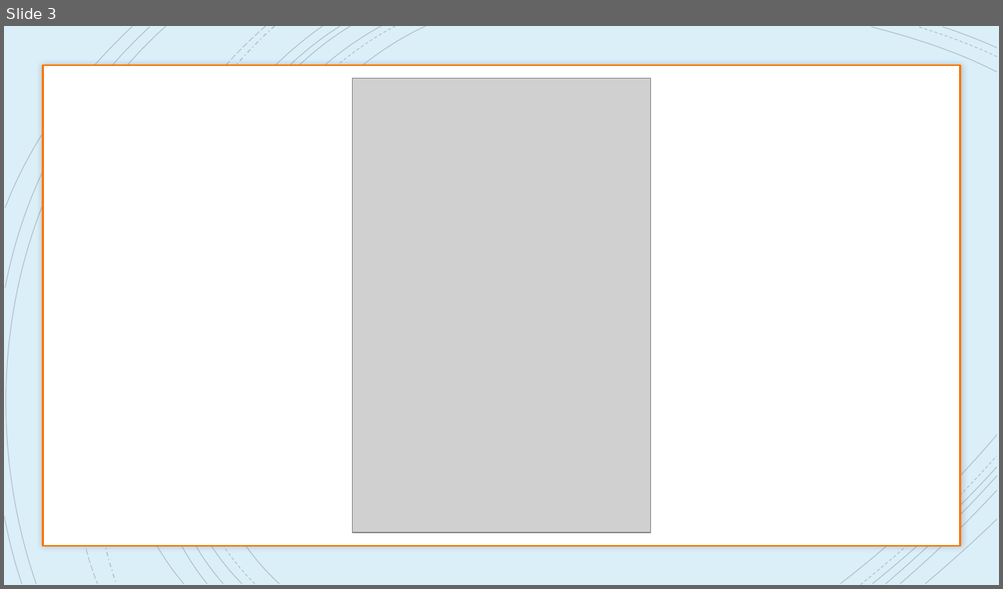
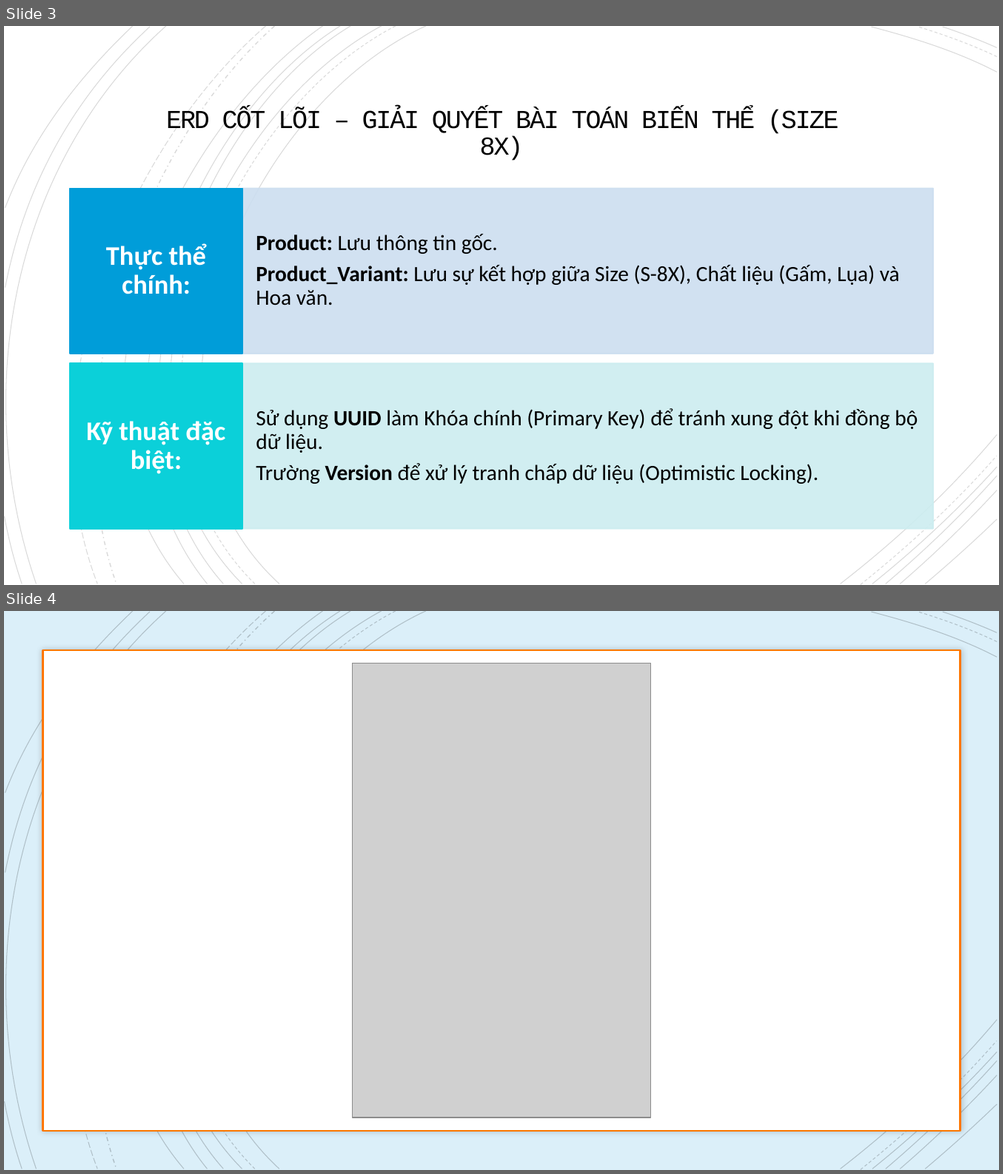
Before and after one commit to SokKimThanh/erp-smart-fashion-mini, a slide deck: programing/Tuần 2 Thiết kế ERD & Kết nối MySQL với Spring Data JPA/[SmartFashion ERP] Tập 4 Thiết kế ERD & Kết nối MySQL với Spring Data JPA (Tuần 2).pptx. Shown one above the other, each under a label of ours: slide 3 before the commit, slides 3 and 4 after it. The pictures are 1003x589 and 1003x1174 pixels, drawn with LibreOffice and Linux fonts; fonts in the diff are those of the drawing; grey boxes stand for pictures. Boxes give left, top, right and bottom in pixels: in the first picture for what was removed or moved away, otherwise in the second. Text is boxed around its words. In the diff, an @@ line names an element or a change of style, - is before the commit and + after.

```diff
--- a/programing/Tuần 2 Thiết kế ERD & Kết nối MySQL với Spring Data JPA/[SmartFashion ERP] Tập 4 Thiết kế ERD & Kết nối MySQL với Spring Data JPA (Tuần 2).pptx
+++ b/programing/Tuần 2 Thiết kế ERD & Kết nối MySQL với Spring Data JPA/[SmartFashion ERP] Tập 4 Thiết kế ERD & Kết nối MySQL với Spring Data JPA (Tuần 2).pptx
@@ slide 3 added at box(4, 26, 999, 585), background #FFFFFF @@
@@ rectangle added at box(4, 26, 999, 585), fill #FFFFFF @@
@@ group added at box(4, 26, 997, 585): 18 freeform shapes @@
@@ group added at box(4, 26, 997, 585): 21 freeform shapes @@
@@ title added at box(166, 110, 839, 161), 25 pt, text #000000 @@
+ERD CỐT LÕI – GIẢI QUYẾT BÀI TOÁN BIẾN THỂ (SIZE 8X)
@@ group added at box(70, 189, 933, 530): 4 rectangles, 4 texts @@
+Product: Lưu thông tin gốc.
+Product_Variant: Lưu sự kết hợp giữa Size (S-8X), Chất liệu (Gấm, Lụa) và Hoa văn.
+Thực thể chính:
+Sử dụng UUID làm Khóa chính (Primary Key) để tránh xung đột khi đồng bộ dữ liệu.
+Trường Version để xử lý tranh chấp dữ liệu (Optimistic Locking).
+Kỹ thuật đặc biệt:
@@ what was slide 3 is now slide 4 @@
```
Also in this commit, not shown: 2 slides changed, 3 other slides added, 2 slides removed, 15 other files.
